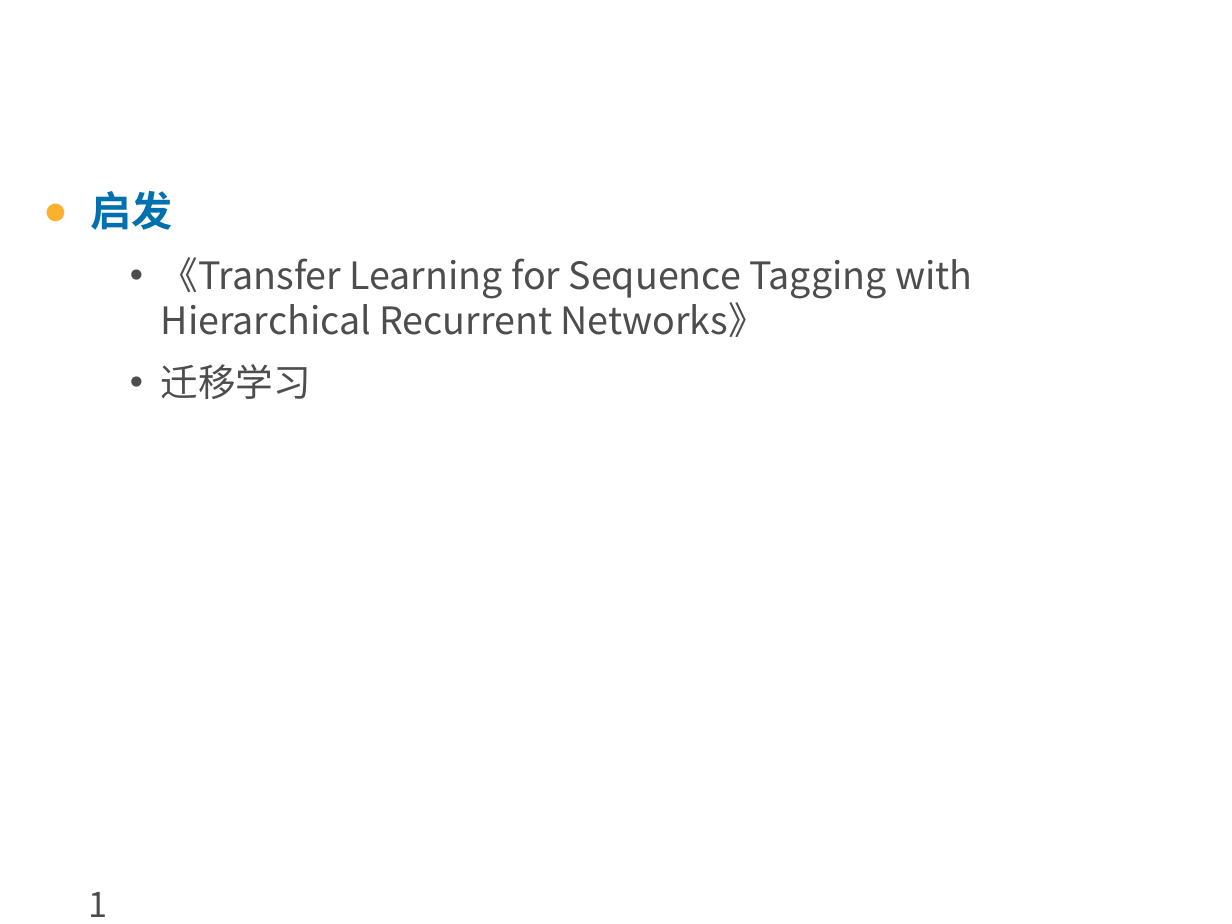
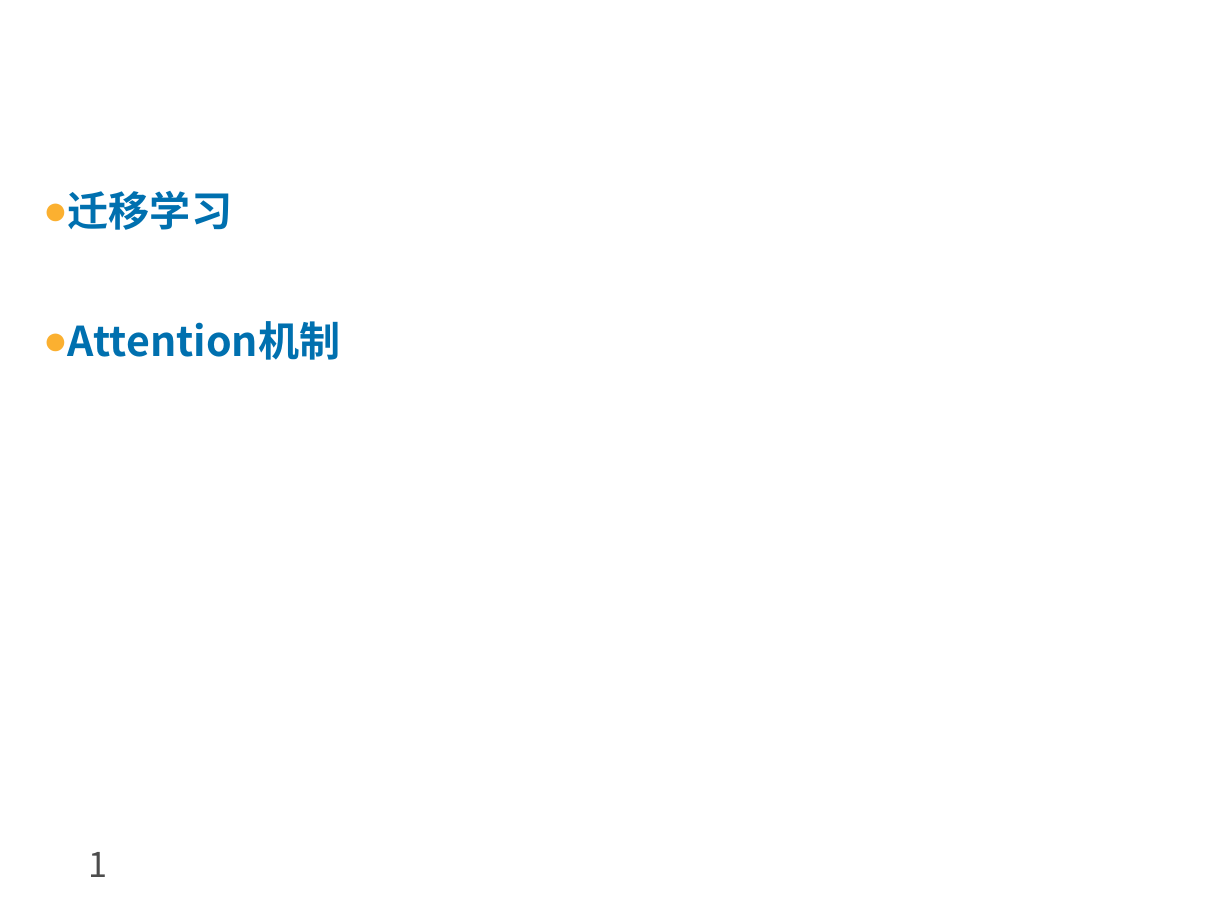
Before and after one commit to jxwb088047/Interim_reply, a slide deck: slide 13 of 林广和中期答辩.pptx (slide 15 before the commit). Drawn at 1232x924 pixels with LibreOffice and Linux fonts; fonts in the diff are those of the drawing; background and template pictures are left out. Boxes give left, top, right and bottom in pixels: in the first picture for what was removed or moved away, otherwise in the second. Text is boxed around its words. In the diff, an @@ line names an element or a change of style, - is before the commit and + after.

```diff
--- a/林广和中期答辩.pptx
+++ b/林广和中期答辩.pptx
@@ text at (x1=68, y1=191, x2=232, y2=230): size 22 to 24 pt, text colour #4D4D4D to #0070AF, bold on in "迁移学习"; bullet • to ●; list level 3 to 1 in "迁移学习" @@
@@ text at (x1=91, y1=191, x2=972, y2=337): paragraphs removed @@
-  ● 启发
-    • 《Transfer Learning for Sequence Tagging with Hierarchical Recurrent Networks》
@@ text at (x1=68, y1=321, x2=341, y2=360): paragraph added @@
+● Attention机制
```
Also in this commit, not shown: 10 other slides changed, 4 slides added, 6 slides removed, 6 other files.
